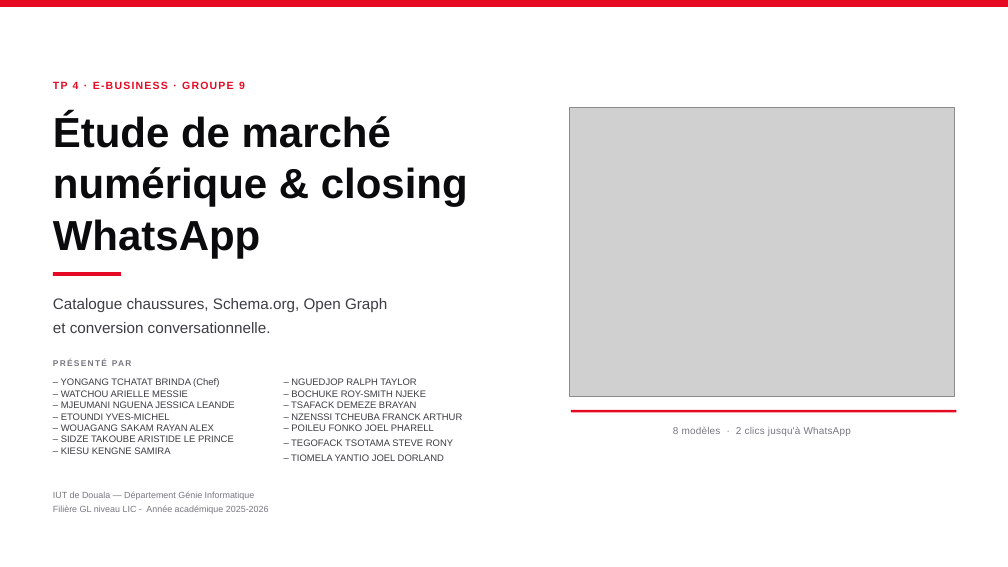
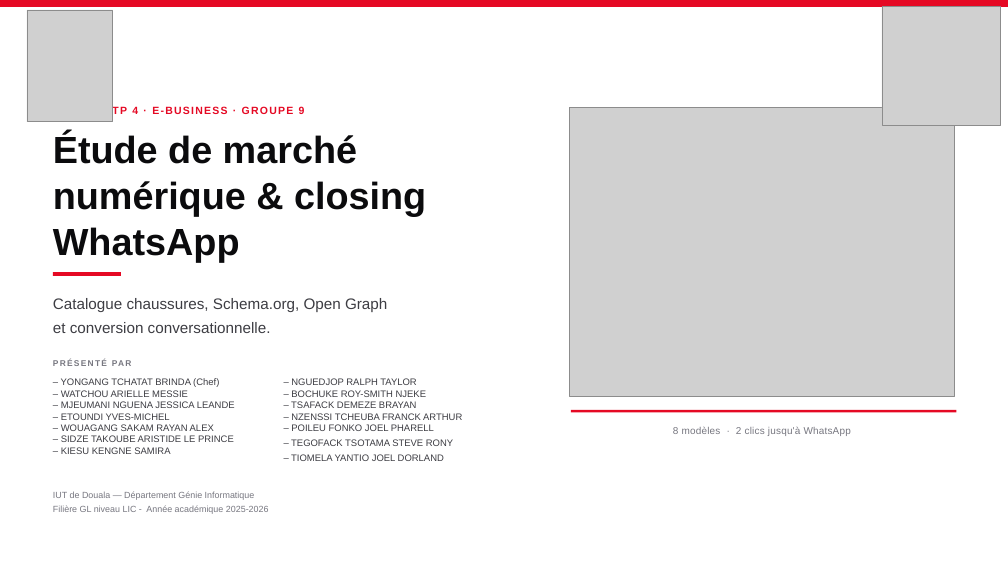
Before and after one commit to AkidoLD/shoes-shop, a slide deck: slide 1 of docs/support-tp4.pptx. Drawn at 1008x567 pixels with LibreOffice and Linux fonts; fonts in the diff are those of the drawing; grey boxes stand for pictures. Boxes give left, top, right and bottom in pixels: in the first picture for what was removed or moved away, otherwise in the second. Text is boxed around its words. In the diff, an @@ line names an element or a change of style, - is before the commit and + after.

Commit message:
docs(powerpoint): ajoute de des logo dans le document powerpoint et  generation du pdf associe

```diff
--- a/docs/support-tp4.pptx
+++ b/docs/support-tp4.pptx
@@ picture added at [27,10,113,122] @@
@@ picture added at [882,7,1000,125] @@
@@ text "TP 4 · E-BUSINESS · ...": place and size @@
-text "TP 4 · E-BUSINESS · ..." at [53,81,245,92]
+text "TP 4 · E-BUSINESS · ..." at [112,106,305,117]
@@ text "Étude de marché": place and size @@
-text "Étude de marché" at [53,113,468,258]
+text "Étude de marché" at [53,133,426,263]
@@ text "Étude de marché" at [53,133,426,263]: size 40 to 36 pt @@
```
Also in this commit, not shown: 7 other files.
